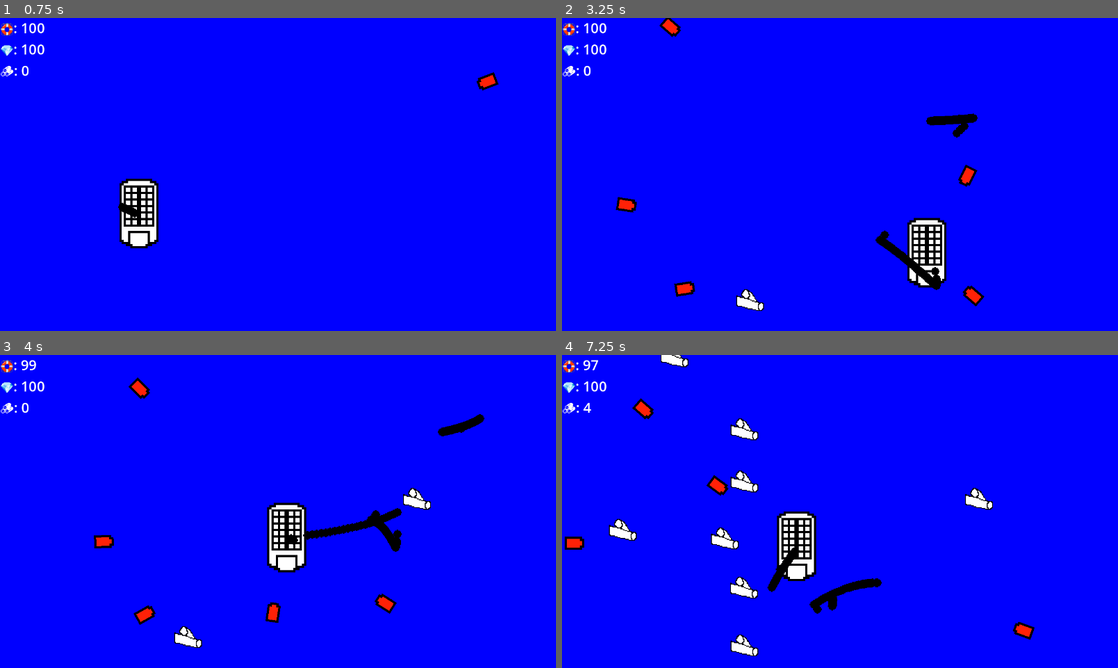
Above: before the commit, frames 1-4 (two rows, left to right).
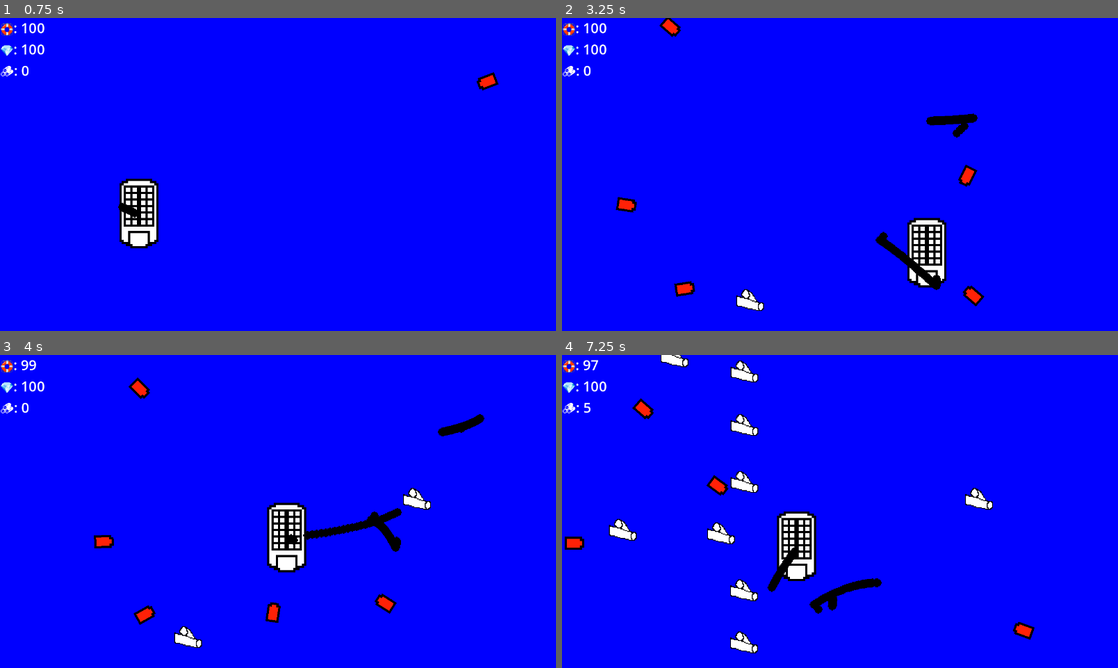
Above: after the commit, the same moments.

Repository: JoeyShapiro/ContainerCaptain
Game: Godot game, scene res://main.tscn
Two runs of this game, one before a commit and one after it. Both use one fixed random seed, a clock stepped at 60 frames per second and the inputs below.
Inputs:
- Up to frame 1 (0.75 s): tap Enter at 0.5 s; hold Right (move_right) from 0.53 s (still down); hold Space (shoot) from 0.53 s (still down)
- Up to frame 2 (3.25 s): release Right (move_right) at 1.28 s; release Space (shoot) at 1.28 s; hold Down (move_down) 1.28-2.03 s; tap Space (shoot) at 1.35, 2.85 s; hold Right (move_right) 2.03-2.78 s; hold Space (shoot) 2.03-2.78 s; hold Up (move_up) from 2.78 s (still down)
- Up to frame 3 (4 s): release Up (move_up) at 3.53 s; hold Left (move_left) from 3.53 s (still down); hold Space (shoot) from 3.53 s (still down)
- Up to frame 4 (7.25 s): release Space (shoot) at 4.28 s; tap Space (shoot) at 4.35, 5.85 s; release Left (move_left) at 5.03 s; hold Down (move_down) 5.03-5.78 s; hold Space (shoot) 5.03-5.78 s; hold Right (move_right) 5.78-6.53 s; hold Up (move_up) from 6.53 s (still down); hold Space (shoot) from 6.53 s (still down)

Frame 1 is identical in both runs. In frame 2, less than 0.1% of the frame differs, in the area x 57-72%, y 30-83%; in frame 3, less than 0.1%; in frame 4, 1.2%, in the area x 3-47%, y 1-97%.

Commit message:
added gold

Diff:
--- /dev/null
+++ b/gold.gd
@@ -0,0 +1,10 @@
+extends CharacterBody2D
+
+
+
+func _physics_process(delta):
+	var collision_body = move_and_collide(velocity * delta)
+	if collision_body:
+		if collision_body.get_collider().has_method("on_pickup"):
+			collision_body.get_collider().on_pickup('gold')
+			queue_free()
--- /dev/null
+++ b/gold.tscn
@@ -0,0 +1,32 @@
+[gd_scene load_steps=5 format=3 uid="uid://dmmy3b6kjpnin"]
+
+[ext_resource type="Script" path="res://gold.gd" id="1_n4kc1"]
+[ext_resource type="Texture2D" uid="uid://c1iri7cwddgnf" path="res://resource.png" id="2_iv65e"]
+
+[sub_resource type="SpriteFrames" id="SpriteFrames_cgfaj"]
+animations = [{
+"frames": [{
+"duration": 1.0,
+"texture": ExtResource("2_iv65e")
+}],
+"loop": true,
+"name": &"default",
+"speed": 5.0
+}]
+
+[sub_resource type="RectangleShape2D" id="RectangleShape2D_0dh78"]
+size = Vector2(160, 125)
+
+[node name="CharacterBody2D" type="CharacterBody2D"]
+collision_layer = 8
+collision_mask = 10
+script = ExtResource("1_n4kc1")
+
+[node name="AnimatedSprite2D" type="AnimatedSprite2D" parent="."]
+texture_filter = 1
+scale = Vector2(2, 2)
+sprite_frames = SubResource("SpriteFrames_cgfaj")
+
+[node name="CollisionShape2D" type="CollisionShape2D" parent="."]
+position = Vector2(0, 2.5)
+shape = SubResource("RectangleShape2D_0dh78")
--- a/player.gd
+++ b/player.gd
@@ -84,6 +84,12 @@
 	shoot()
 
 func on_pickup(item):
+	# TODO make class for pickups
+	# ... make always give gold, but not other stuff
+	# ... gold has vacuum
 	print('collected ', item)
-	resources += 1
+	if item == 'resource':
+		resources += 1
+	elif item == 'gold':
+		gold += 1
 	stat_change.emit()
--- a/player.tscn
+++ b/player.tscn
@@ -40,5 +40,6 @@
 shape = SubResource("CapsuleShape2D_p445x")
 
 [node name="TimerShoot" type="Timer" parent="."]
+wait_time = 2.0
 
 [connection signal="timeout" from="TimerShoot" to="." method="_on_timer_shoot_timeout"]
Binary file added: gold.png
Not shown, added: gold.png.import
Not shown, added: gold.xcf
